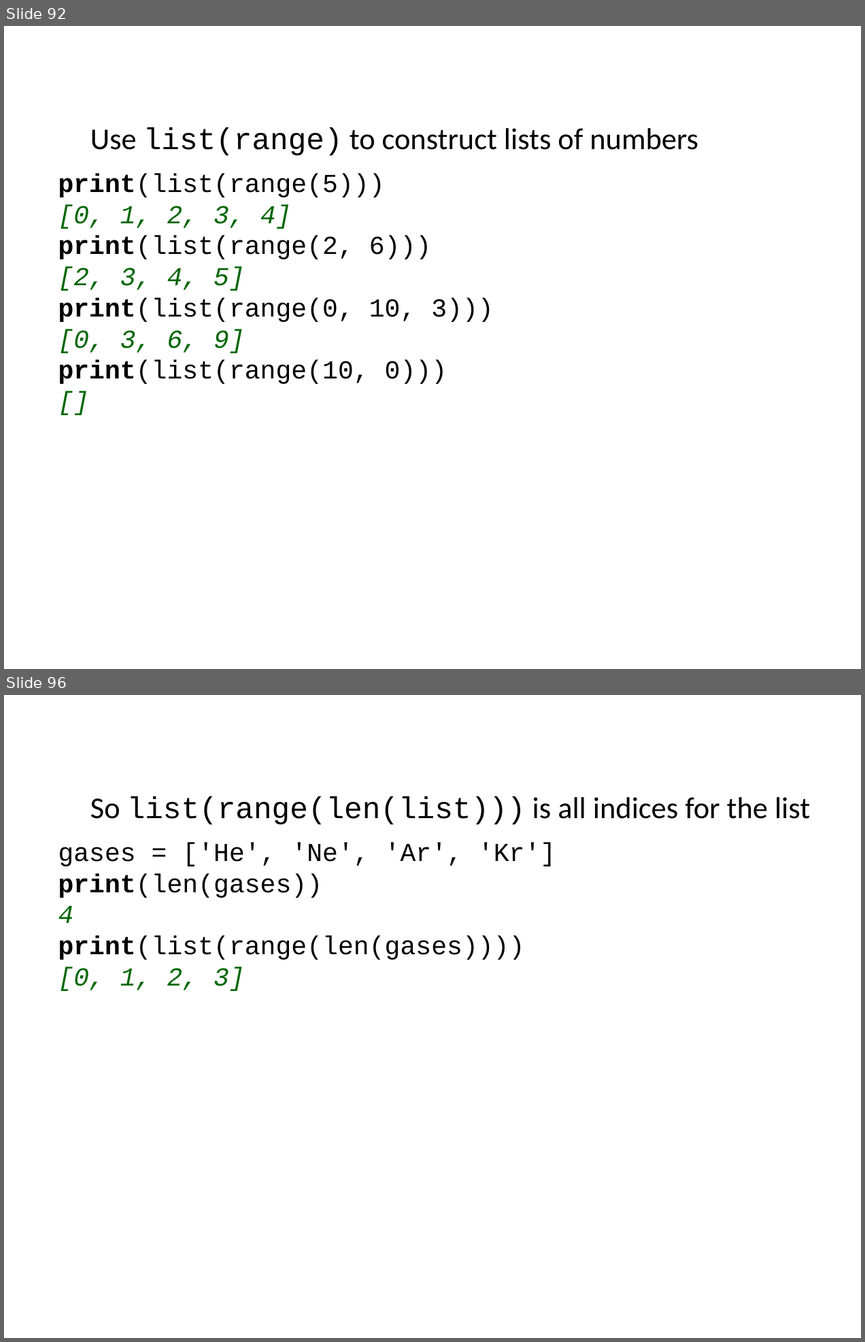
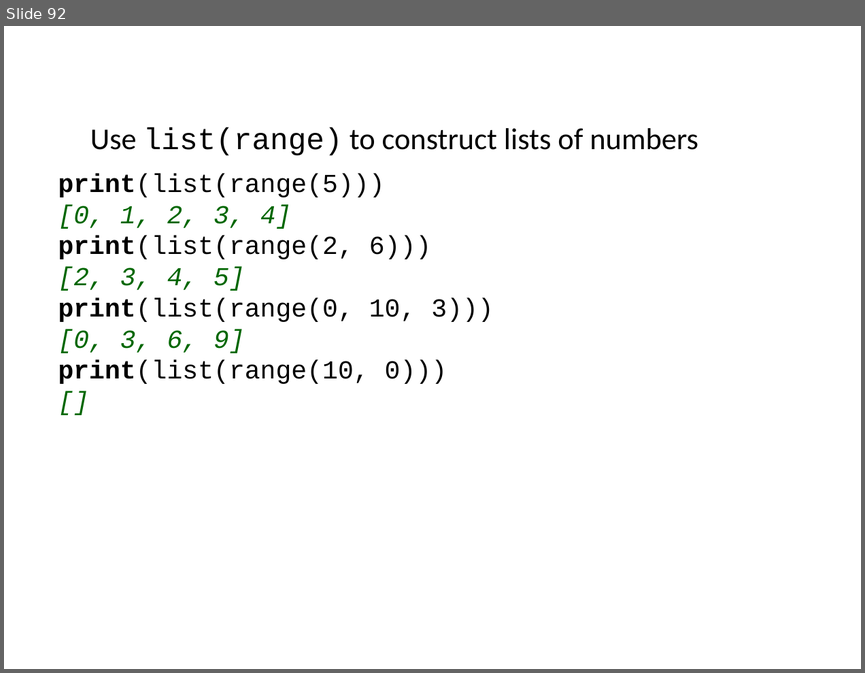
Before and after one commit to ncasuk/ncas-isc, a slide deck: python/presentations/learning_python/07_lists.pptx. Shown one above the other, each under a label of ours: slides 92 and 96 before the commit, slide 92 after it; the slides between them are not shown. The pictures are 865x1342 and 865x673 pixels, drawn with LibreOffice and Linux fonts; fonts in the diff are those of the drawing; background and template pictures are left out. Boxes give left, top, right and bottom in pixels: in the first picture for what was removed or moved away, otherwise in the second. Text is boxed around its words. In the diff, an @@ line names an element or a change of style, - is before the commit and + after.

```diff
--- a/python/presentations/learning_python/07_lists.pptx
+++ b/python/presentations/learning_python/07_lists.pptx
@@ slide 96 removed at [4,695,861,1338], background picture (left out) @@
@@ text removed at [90,797,810,825] @@
-So list(range(len(list))) is all indices for the list
@@ text removed at [58,843,555,991] @@
-gases = ['He', 'Ne', 'Ar', 'Kr']
-print(len(gases))
-4
-print(list(range(len(gases))))
-[0, 1, 2, 3]
```
Also in this commit, not shown: 1 slide changed, 5 slides added, 5 other slides removed, 1 other file.
